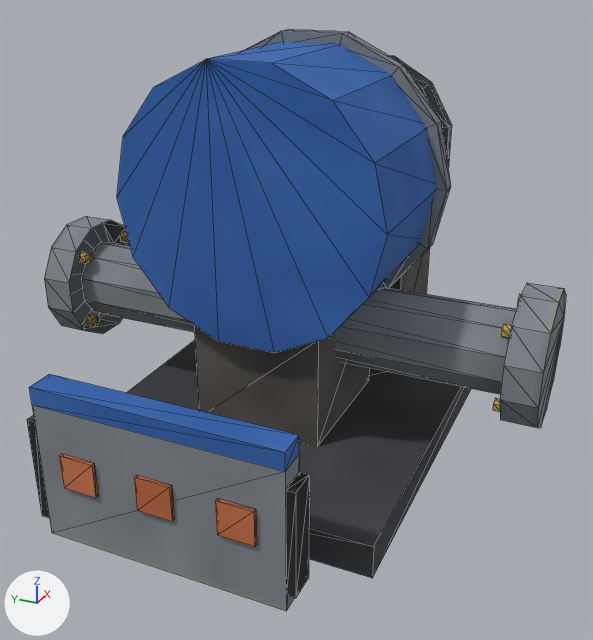
Two versions of the OBJ model src/main/resources/assets/eln/model/inlinepump200v/inlinepump200v.obj, one commit apart.
Rendered twice from a camera (50 mm lens) standing at (-1.343, -0.618, 0.405) and looking at (-0.047, -0.034, -0.243). Every picture has the same lights, and +X, +Y and +Z are marked at lower left. The older version comes first. Mesh edges are drawn as thin lines. Where no turn or scale is listed for an object, it has been applied to the vertices.

In view in the first picture: 'main'.
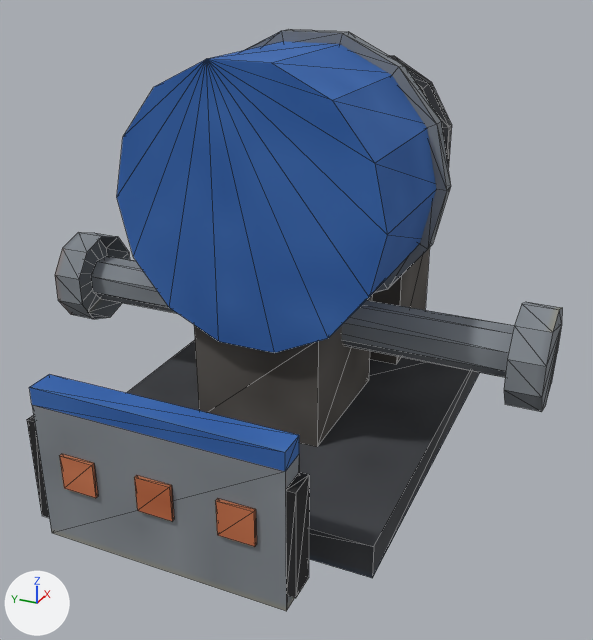
Where the change shows, as pixel boxes (x1, y1, x2, y2) in the pictures (593 x 640 px):
'main', reshaped
    before: (27, 29, 566, 611)
    after: (27, 29, 562, 611)
part 1 of me_main, rebuilt (12% narrower, 24% shorter)
    before: (500, 283, 566, 428)
    after: (504, 302, 562, 412)
part 2 of me_main, rebuilt (13% narrower, 27% shorter)
    before: (44, 216, 130, 334)
    after: (55, 233, 130, 319)
part 3 of me_main, rebuilt (20% shorter)
    before: (81, 243, 516, 394)
    after: (91, 256, 515, 377)
part 4 of me_main, deleted
    before: (79, 232, 521, 411)

What changed in the scene script:
```text
Change me_main:
    used by ob_main; location = (0.0, 0.0, 0.0)
    remove me_main.from_pydata(...)  # 512 vertices, 742 faces; spans x -0.5..0.5, y -0.5..0.5, z -0.5..0.262
    add me_main.from_pydata(...)  # 404 vertices, 598 faces; spans x -0.5..0.5, y -0.5..0.5, z -0.5..0.262
    me_main part 1: the loose piece of 24 vertices spanning x -0.121..0.121, y -0.5..-0.438, z -0.371..-0.129 is rebuilt with 20 vertices and now spans x -0.089..0.089, y -0.5..-0.438, z -0.344..-0.156
    me_main part 2: the loose piece of 24 vertices spanning x -0.121..0.121, y 0.437..0.5, z -0.371..-0.129 is rebuilt with 20 vertices and now spans x -0.089..0.089, y 0.437..0.5, z -0.344..-0.156
    me_main part 3: the loose piece of 20 vertices spanning x -0.074..0.074, y -0.444..0.444, z -0.328..-0.172 is rebuilt with 16 vertices and now spans x -0.043..0.043, y -0.444..0.444, z -0.293..-0.207
    me_main part 4: 8 loose pieces with 96 vertices, spanning x -0.082..0.082, y -0.438..0.438, z -0.333..-0.167, are deleted
```
